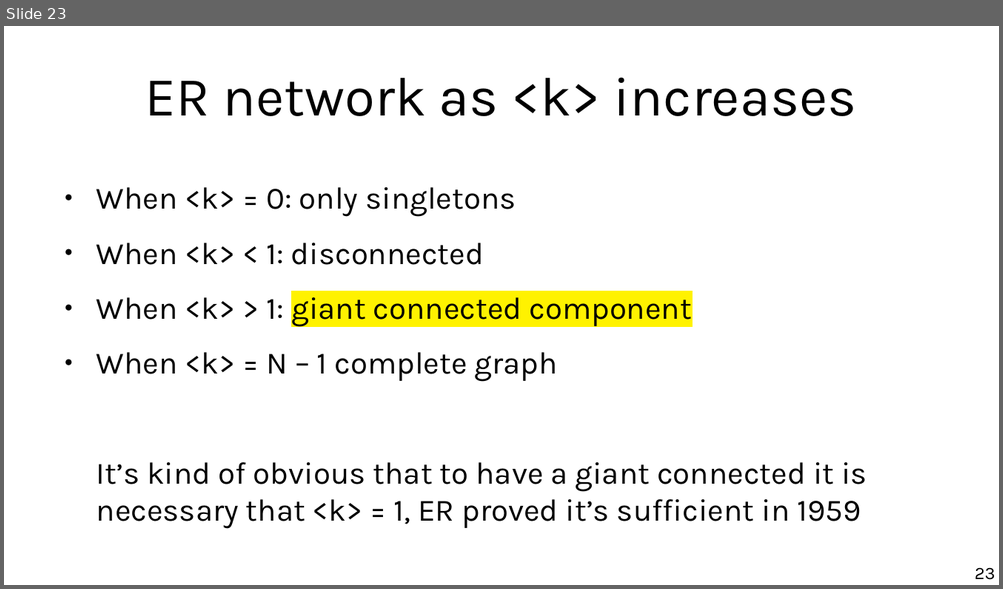
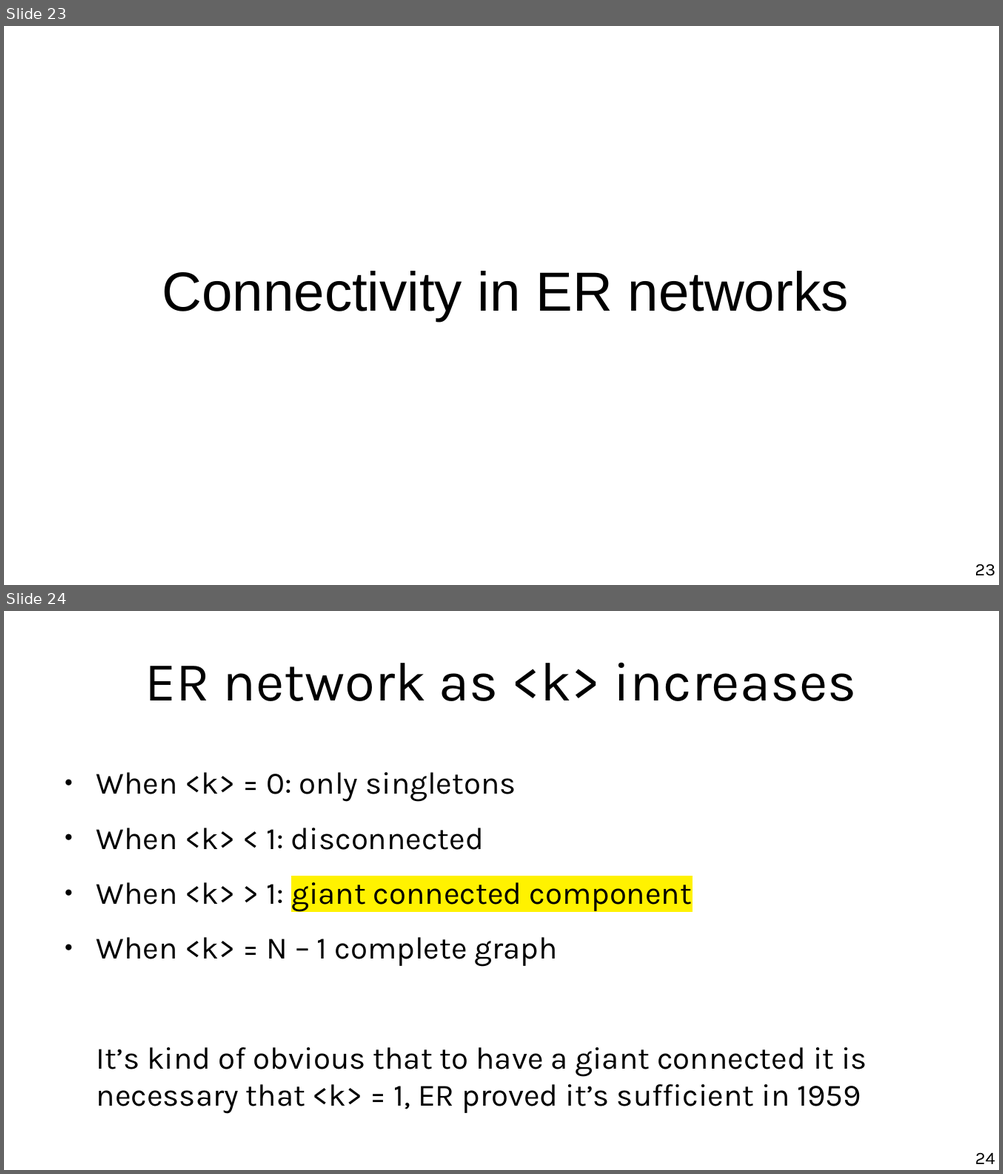
Before and after one commit to chatox/networks-science-course, a slide deck: theory/tt03_random_networks.odp. Shown one above the other, each under a label of ours: slide 23 before the commit, slides 23 and 24 after it. The pictures are 1003x589 and 1003x1174 pixels, drawn with LibreOffice and Linux fonts; fonts in the diff are those of the drawing. Boxes give left, top, right and bottom in pixels: in the first picture for what was removed or moved away, otherwise in the second. Text is boxed around its words. In the diff, an @@ line names an element or a change of style, - is before the commit and + after.

```diff
--- a/theory/tt03_random_networks.odp
+++ b/theory/tt03_random_networks.odp
@@ slide 23 added at (x1=4, y1=26, x2=999, y2=585), background #FFFFFF @@
@@ title added at (x1=162, y1=271, x2=848, y2=321), 44 pt, text #000000 @@
+Connectivity in ER networks
@@ page number added at (x1=975, y1=565, x2=996, y2=577), 14 pt, text #000000 @@
+23
@@ what was slide 23 is now slide 24 @@
@@ page number at (x1=975, y1=1153, x2=995, y2=1165): text changed @@
-23
+24
```
Also in this commit, not shown: 15 slides changed, 4 other files.
